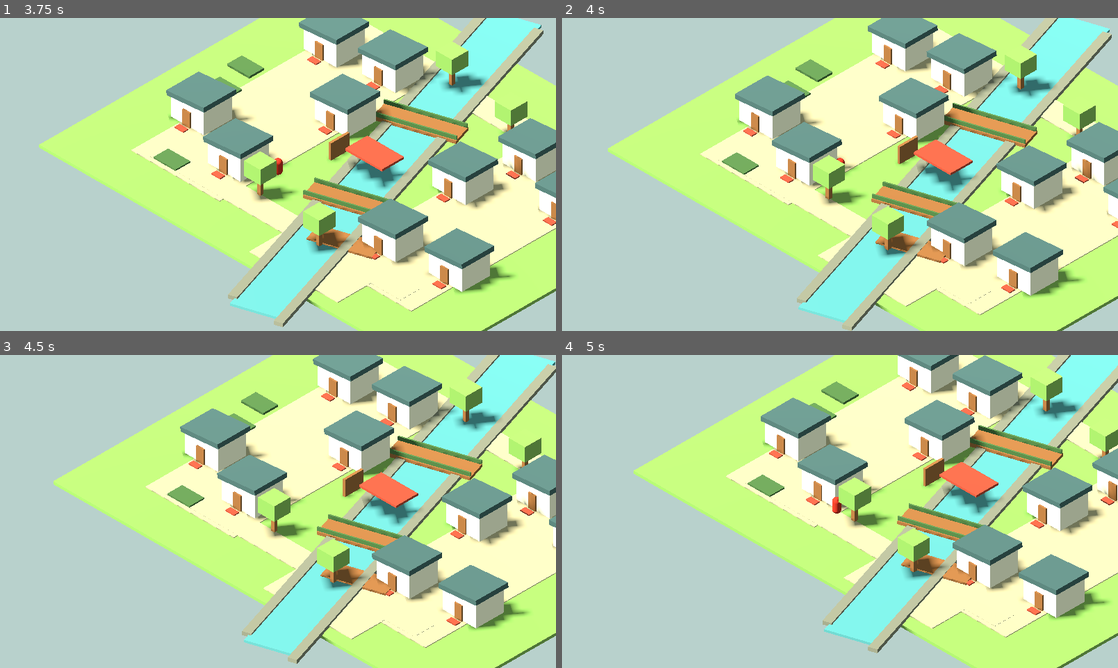
Above: before the commit, frames 1-4 (two rows, left to right).
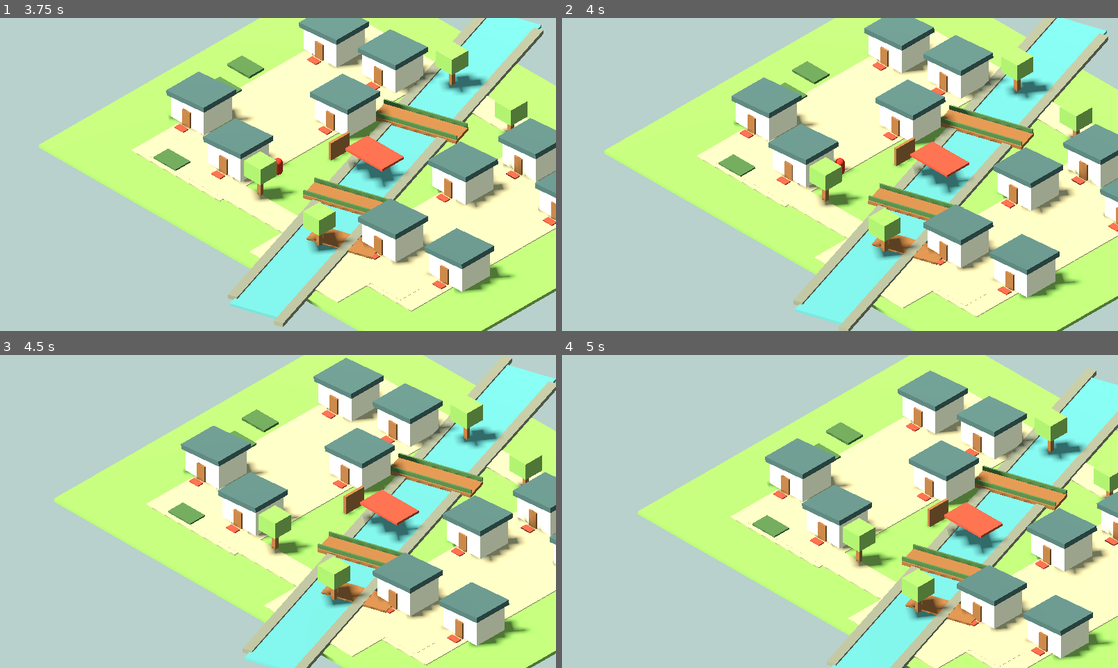
Above: after the commit, the same moments.

Repository: nanzi-dev/tinglan-town
Game: Godot game, scene res://scenes/main.tscn
The game is run twice, just before and just after one commit, with the same random seed, the same clock (stepped at 60 frames per second) and the same inputs.
Inputs (mouse positions are in pixels of both pictures, inside the frame that each line leads up to):
- Up to frame 1 (3.75 s): tap Enter at 0.5 s; move the mouse to (400, 158) at 0.52 s; hold D (move_right) 0.53-1.25 s; tap E (interact) at 0.6 s; click (400, 158) at 0.67 s; drag from (166, 190) to (250, 237) at 1.27 s; move the mouse to (333, 105) at 2.02 s; hold D (move_right) 2.03-2.75 s; hold Shift 2.03-2.75 s; drag from (250, 237) to (111, 127) at 2.77 s; move the mouse to (444, 221) at 3.52 s; hold A (move_left) from 3.53 s (still down); tap Ctrl at 3.6 s
- Up to frame 2 (4 s): keep holding A (move_left)
- Up to frame 3 (4.5 s): release A (move_left) at 4.25 s; drag from (111, 464) to (194, 433) at 4.27 s
- Up to frame 4 (5 s): no input

Frame 1 is identical in both runs. In frame 2, 12% of the frame differs, in the area x 7-100%, y 0-100%; in frame 3, 44%; in frame 4, 60%, in the area x 12-100%, y 0-100%.

Commit message:
fix: slide along rotated navigation boundaries

Diff:
--- a/scripts/actors/player_controller.gd
+++ b/scripts/actors/player_controller.gd
@@ -4,6 +4,7 @@
 @export var move_speed := 6.0
 @export var path_arrival_distance := 0.25
 @export var navigation_tolerance := 0.06
+@export var boundary_probe_distance := 2.0
 
 @onready var _navigation_agent: NavigationAgent3D = $NavigationAgent3D
 
@@ -18,7 +19,7 @@
 	_navigation_agent.target_desired_distance = path_arrival_distance
 
 
-func _physics_process(_delta: float) -> void:
+func _physics_process(delta: float) -> void:
 	var input_vector := Input.get_vector(
 		"move_left",
 		"move_right",
@@ -32,7 +33,7 @@
 		_update_path_velocity()
 	else:
 		velocity = Vector3.ZERO
-	_move_and_constrain_to_navigation()
+	_move_and_constrain_to_navigation(delta)
 
 
 func _unhandled_input(event: InputEvent) -> void:
@@ -112,7 +113,7 @@
 	velocity = direction.normalized() * move_speed
 
 
-func _move_and_constrain_to_navigation() -> void:
+func _move_and_constrain_to_navigation(delta: float) -> void:
 	var requested_velocity := velocity
 	var previous_position := global_position
 	move_and_slide()
@@ -122,22 +123,110 @@
 	if _is_on_navigation(navigation_map):
 		return
 
+	var moved_position := global_position
+	var closest_point := NavigationServer3D.map_get_closest_point(
+		navigation_map,
+		moved_position,
+	)
+	var projected_position := Vector3(
+		closest_point.x,
+		moved_position.y,
+		closest_point.z,
+	)
+	var projected_displacement := projected_position - previous_position
+	projected_displacement.y = 0.0
+	var maximum_displacement := (
+		Vector2(requested_velocity.x, requested_velocity.z).length() * delta
+	)
+	var requested_direction := Vector3(
+		requested_velocity.x,
+		0.0,
+		requested_velocity.z,
+	).normalized()
+	var probe_position := (
+		previous_position + requested_direction * boundary_probe_distance
+	)
+	var probe_closest_point := NavigationServer3D.map_get_closest_point(
+		navigation_map,
+		probe_position,
+	)
+	var boundary_direction := probe_closest_point - previous_position
+	boundary_direction.y = 0.0
+	if not boundary_direction.is_zero_approx():
+		boundary_direction = boundary_direction.normalized()
+	if (
+		not projected_displacement.is_zero_approx()
+		and projected_displacement.length()
+		<= maximum_displacement + navigation_tolerance
+		and projected_displacement.dot(requested_velocity) > 0.0
+		and projected_displacement.dot(boundary_direction) > 0.0
+	):
+		if projected_displacement.length() > maximum_displacement:
+			projected_displacement = (
+				projected_displacement.normalized() * maximum_displacement
+			)
+		global_position = previous_position + projected_displacement
+		if _is_on_navigation(navigation_map):
+			velocity = projected_displacement / delta
+			return
+
 	global_position = previous_position
-	var accepted_velocity := Vector3.ZERO
-	for axis_velocity in [
-		Vector3(requested_velocity.x, 0.0, 0.0),
-		Vector3(0.0, 0.0, requested_velocity.z),
-	]:
-		if axis_velocity.is_zero_approx():
-			continue
-		var axis_start := global_position
-		velocity = axis_velocity
-		move_and_slide()
-		if _is_on_navigation(navigation_map):
-			accepted_velocity += axis_velocity
-		else:
-			global_position = axis_start
-	velocity = accepted_velocity
+	if boundary_direction.is_zero_approx():
+		velocity = Vector3.ZERO
+		return
+	var slide_speed := requested_velocity.dot(boundary_direction)
+	if slide_speed <= 0.0:
+		velocity = Vector3.ZERO
+		return
+
+	var boundary_path := NavigationServer3D.map_get_path(
+		navigation_map,
+		previous_position,
+		probe_closest_point,
+		true,
+	)
+	var slide_position := _position_along_path(
+		boundary_path,
+		slide_speed * delta,
+		previous_position.y,
+	)
+	var slide_displacement := slide_position - previous_position
+	slide_displacement.y = 0.0
+	if (
+		slide_displacement.length()
+		> maximum_displacement + navigation_tolerance
+	):
+		velocity = Vector3.ZERO
+		return
+	global_position = previous_position + slide_displacement
+	if not _is_on_navigation(navigation_map):
+		global_position = previous_position
+		velocity = Vector3.ZERO
+		return
+	velocity = slide_displacement / delta
+
+
+func _position_along_path(
+	path: PackedVector3Array,
+	distance: float,
+	height: float,
+) -> Vector3:
+	if path.is_empty():
+		return global_position
+	var previous_point := path[0]
+	for index in range(1, path.size()):
+		var next_point := path[index]
+		var segment := next_point - previous_point
+		segment.y = 0.0
+		if segment.length() >= distance:
+			var result := previous_point + segment.normalized() * distance
+			result.y = height
+			return result
+		distance -= segment.length()
+		previous_point = next_point
+	var result := path[-1]
+	result.y = height
+	return result
 
 
 func _is_on_navigation(navigation_map: RID) -> bool:
--- a/tests/integration/test_player_navigation.gd
+++ b/tests/integration/test_player_navigation.gd
@@ -195,6 +195,81 @@
 	)
 
 
+func test_keyboard_movement_slides_along_the_rotated_riverbank() -> void:
+	if _player == null or _town == null:
+		return
+	var river := _town.get_node_or_null("River/ContinuousRiver") as CSGBox3D
+	assert_not_null(river)
+	if river == null:
+		return
+
+	var start := Vector3(-10.0, 0.05, -14.5)
+	_player.global_position = start
+	assert_true(_town.is_point_navigable(start))
+
+	var samples: Array[Vector3] = []
+	Input.action_press("move_right")
+	Input.action_press("move_up")
+	for frame in range(32):
+		await wait_physics_frames(1)
+		var sample := _player.global_position
+		samples.append(sample)
+		assert_true(
+			_town.is_point_navigable(sample),
+			"Player left navigation on physics frame %d." % frame,
+		)
+		var river_local_position := river.to_local(sample)
+		assert_gte(
+			absf(river_local_position.x),
+			river.size.x * 0.5,
+			"Player entered the visible river on physics frame %d." % frame,
+		)
+	Input.action_release("move_right")
+	Input.action_release("move_up")
+	assert_gt(
+		samples[-1].z,
+		-17.9,
+		"The riverbank regression must stop before the town map boundary.",
+	)
+
+	var angle := deg_to_rad(18.0)
+	var expected_tangent := Vector3(-sin(angle), 0.0, -cos(angle))
+	var boundary_progress := (
+		samples[-1] - samples[11]
+	).dot(expected_tangent)
+	assert_gt(
+		boundary_progress,
+		1.0,
+		"Movement must keep its legal tangent after reaching the riverbank.",
+	)
+
+	var tail_progress := (
+		samples[-1] - samples[-9]
+	).dot(expected_tangent)
+	assert_gt(
+		tail_progress,
+		0.25,
+		"Movement must not freeze after settling on the riverbank.",
+	)
+
+	var tail_distance := 0.0
+	for index in range(samples.size() - 8, samples.size()):
+		var tangential_step := (
+			samples[index] - samples[index - 1]
+		).dot(expected_tangent)
+		assert_gte(
+			tangential_step,
+			-0.02,
+			"Riverbank sliding must not visibly reverse between frames.",
+		)
+		tail_distance += absf(tangential_step)
+	assert_lt(
+		tail_distance - absf(tail_progress),
+		0.12,
+		"Riverbank sliding must not oscillate back and forth.",
+	)
+
+
 func test_keyboard_movement_can_cross_the_real_bridge() -> void:
 	if _player == null or _town == null:
 		return
